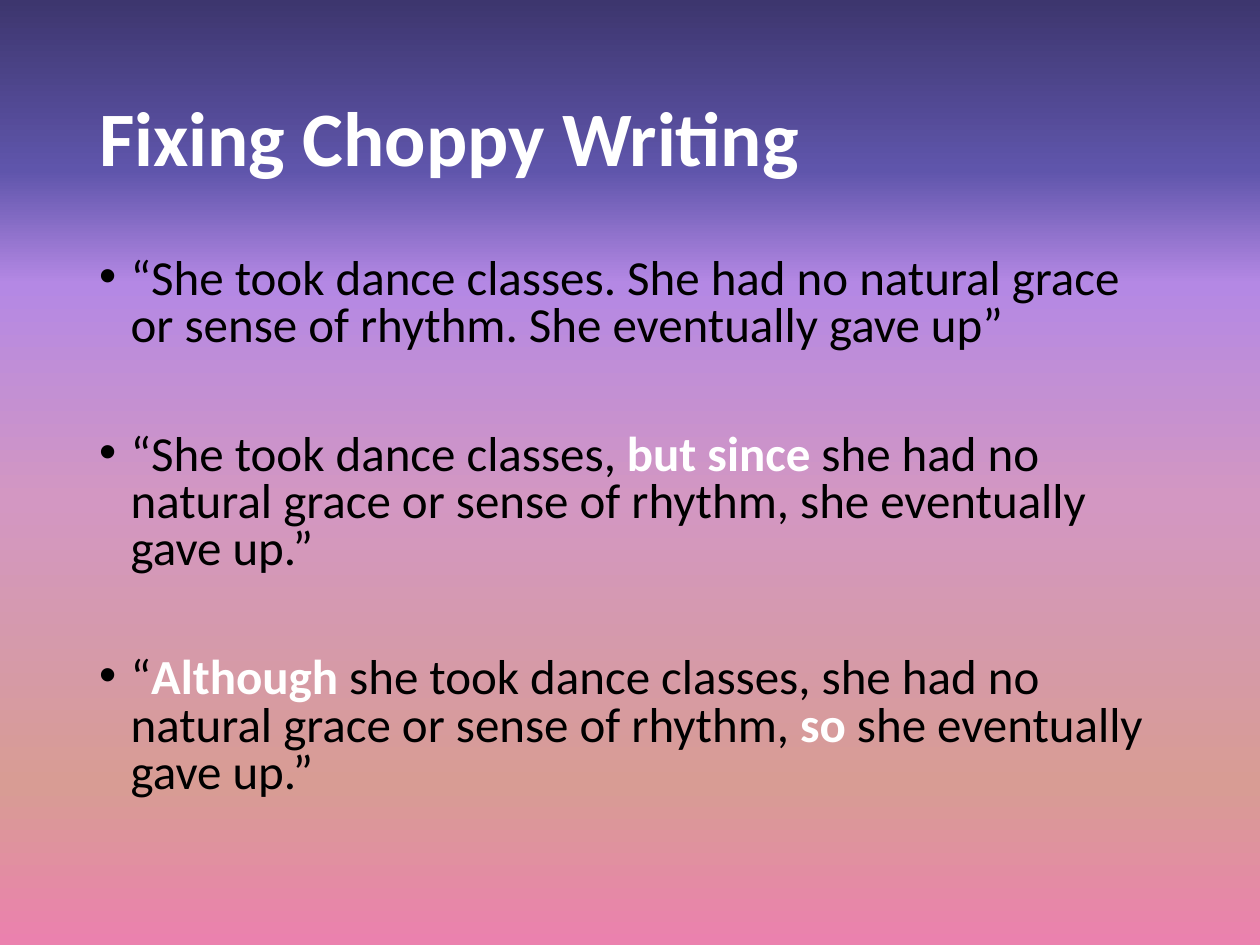
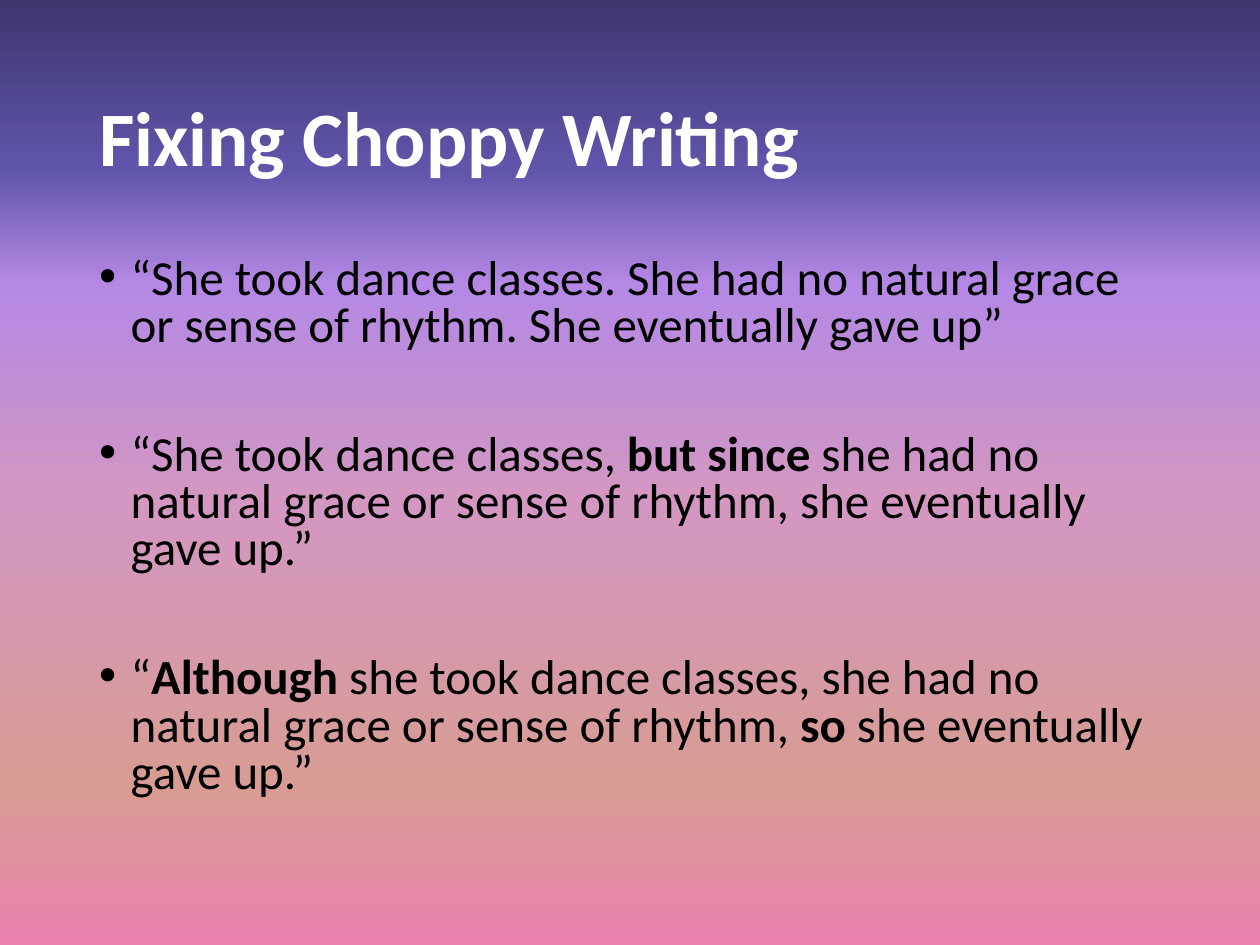
Before and after one commit to npm27/Teaching-Materials, a slide deck: slide 12 of Writing Fall 23/Slides/9 Week 8 -- Grammar.pptx. Drawn at 1260x945 pixels with LibreOffice and Linux fonts; fonts in the diff are those of the drawing. Boxes give left, top, right and bottom in pixels: in the first picture for what was removed or moved away, otherwise in the second. Text is boxed around its words. In the diff, an @@ line names an element or a change of style, - is before the commit and + after.

```diff
--- a/Writing Fall 23/Slides/9 Week 8 -- Grammar.pptx
+++ b/Writing Fall 23/Slides/9 Week 8 -- Grammar.pptx
@@ text at [131, 436, 1142, 798]: text colour #FFFFFF to #000000 in "but since", "“Although so" @@
```
Also in this commit, not shown: 18 other slides changed, 2 slides removed.
